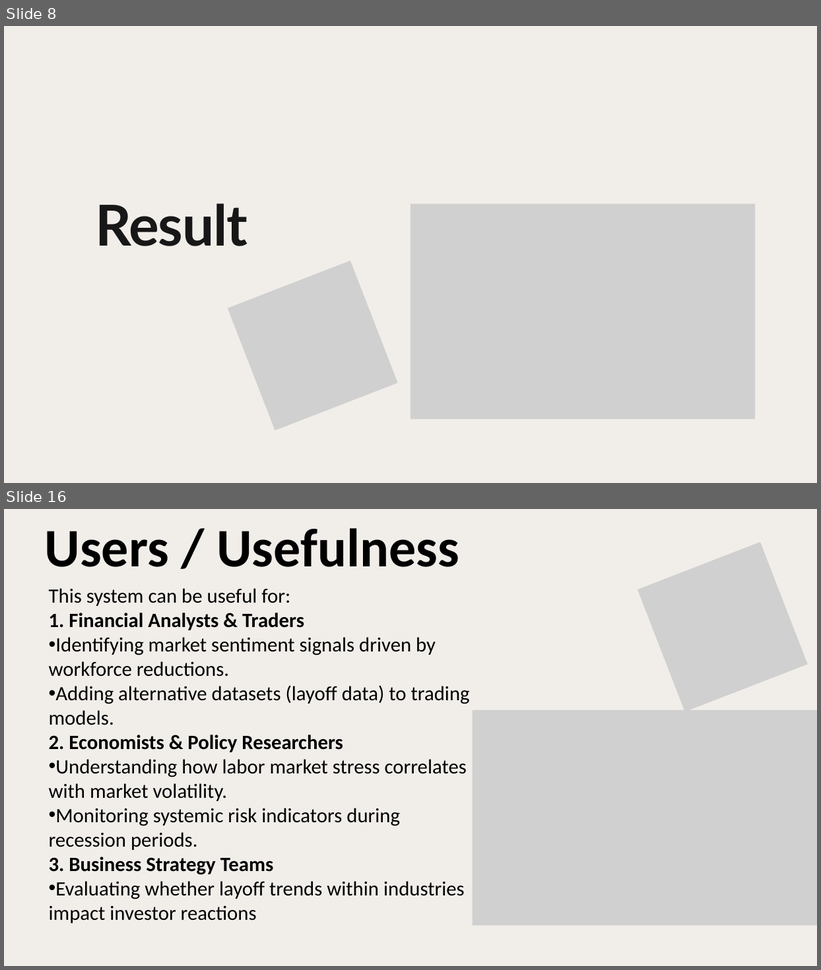
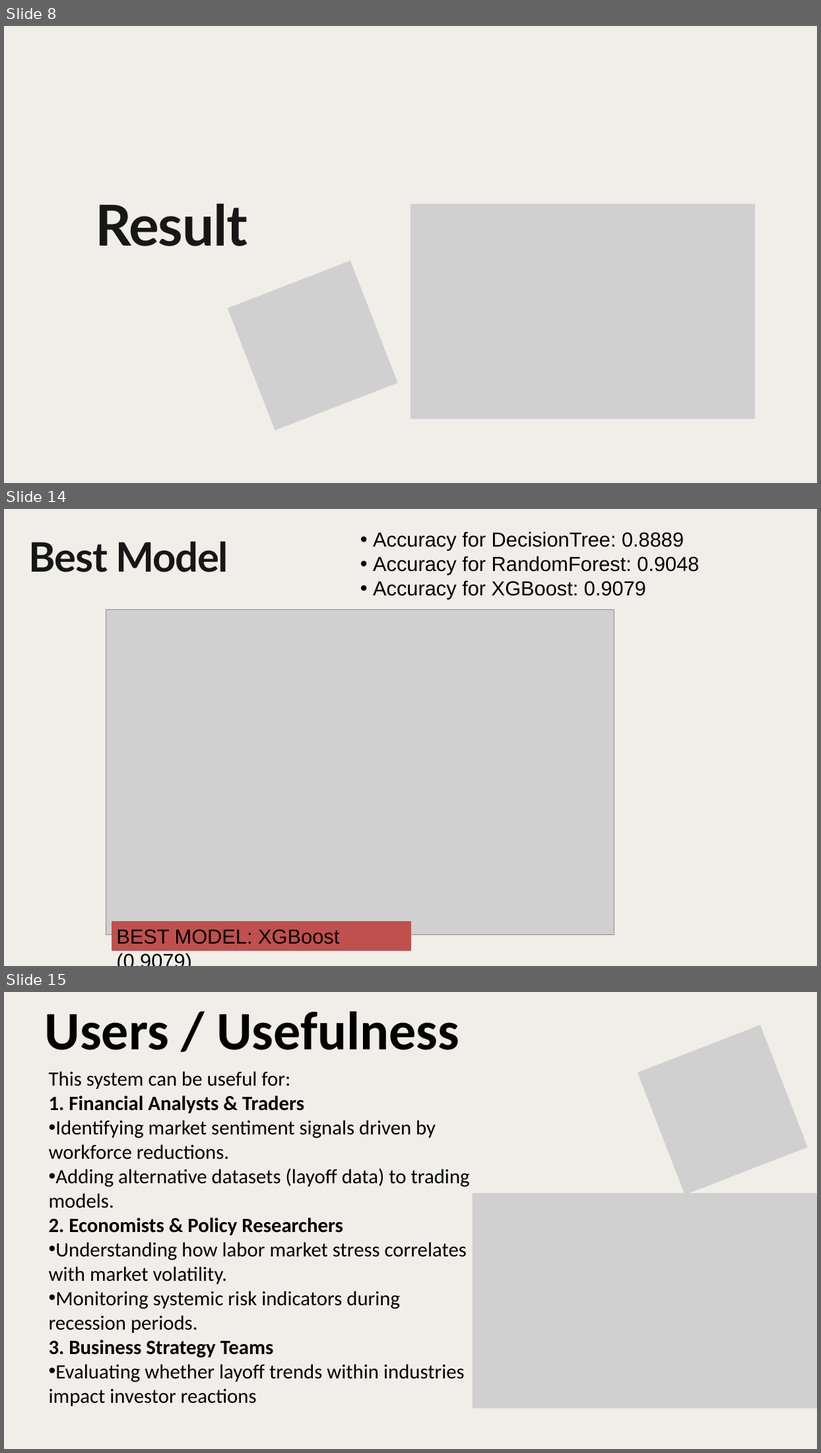
Before and after one commit to Alice-Jhang-spaces/Economic-Predictions-By-Layoffs, a slide deck: slide/Economic_by_layoffs.pptx. Shown one above the other, each under a label of ours: slides 8 and 16 before the commit, slides 8, 14 and 15 after it; the slides between them are not shown. The pictures are 821x970 and 821x1453 pixels, drawn with LibreOffice and Linux fonts; fonts in the diff are those of the drawing; grey boxes stand for pictures. Boxes give left, top, right and bottom in pixels: in the first picture for what was removed or moved away, otherwise in the second. Text is boxed around its words. In the diff, an @@ line names an element or a change of style, - is before the commit and + after.

```diff
--- a/slide/Economic_by_layoffs.pptx
+++ b/slide/Economic_by_layoffs.pptx
@@ slide 14 added at (4,509,817,966), background #F1EEEA @@
@@ text added at (29,541,228,572), 72 pt, text #171717, bold @@
+Best Model
@@ text added at (373,531,699,599), 36 pt, text #000000 @@
+• Accuracy for DecisionTree: 0.8889
+• Accuracy for RandomForest: 0.9048
+• Accuracy for XGBoost: 0.9079
@@ picture added at (106,610,614,935) @@
@@ rectangle added at (112,921,411,951), fill #C0504D, outline #C0504D 2 pt, 36 pt, text #000000 @@
+BEST MODEL: XGBoost (0.9079)
@@ what was slide 16 is now slide 15 @@
```
Also in this commit, not shown: 7 slides changed, 2 slides removed.
